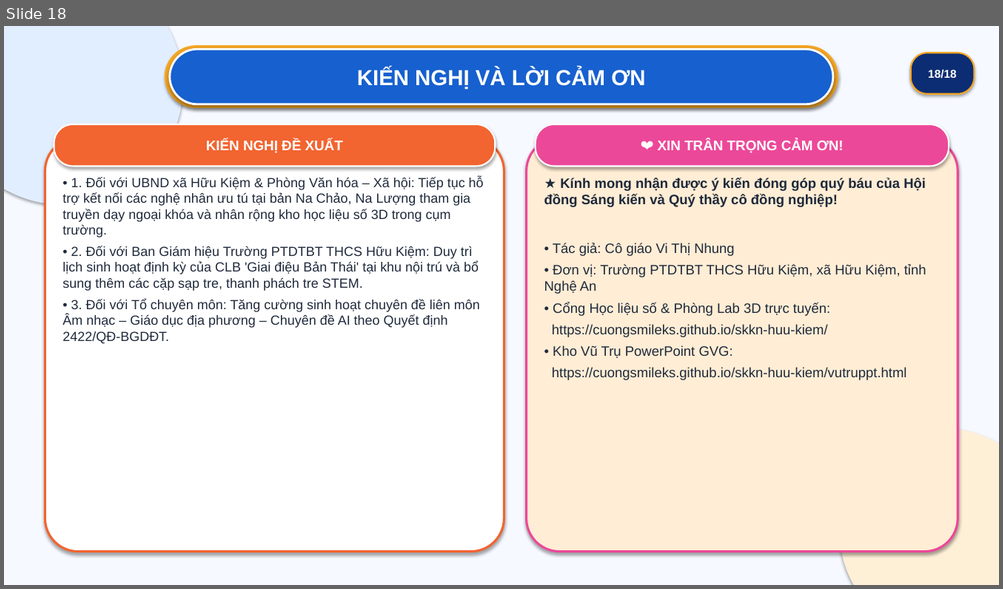
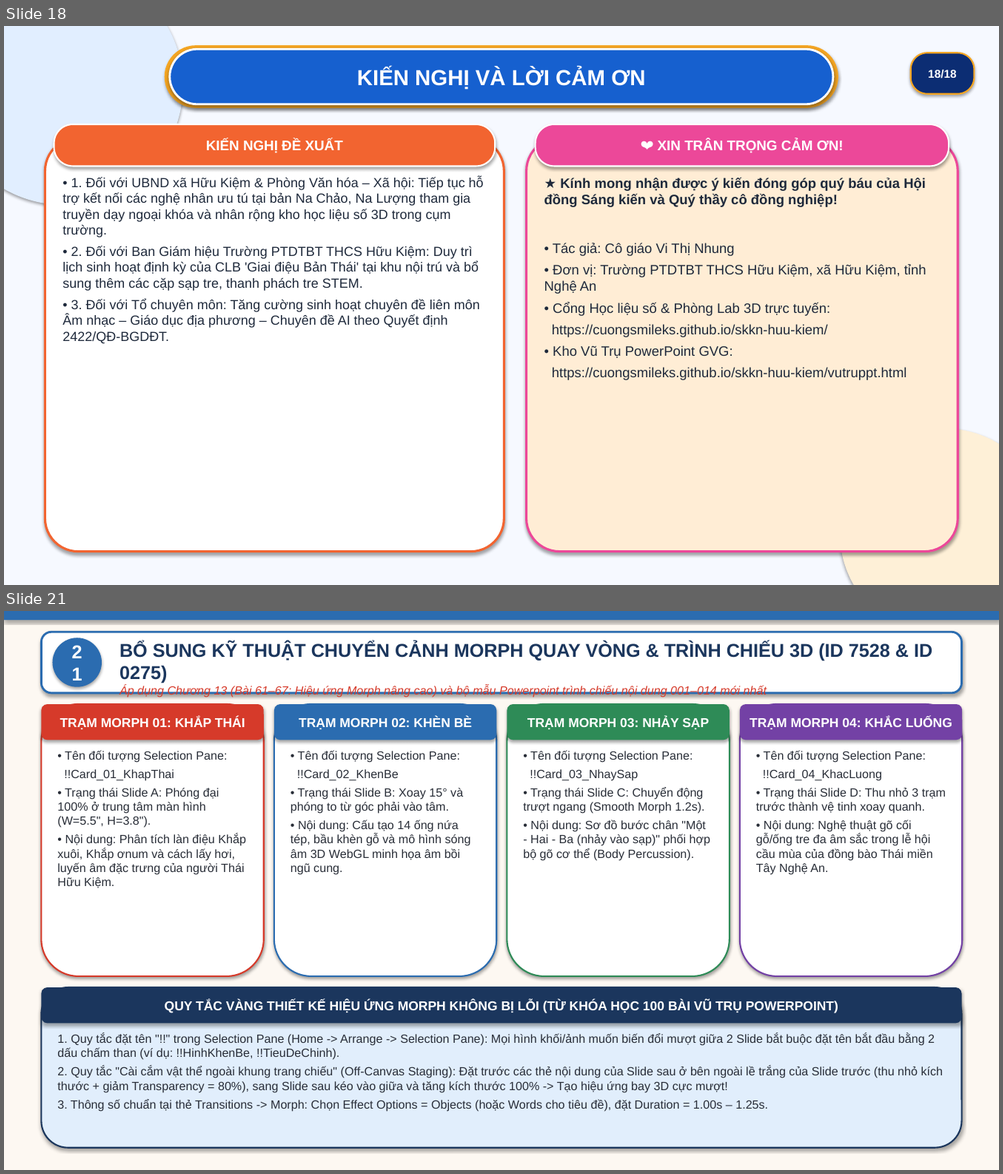
Before and after one commit to cuongsmileks/skkn-huu-kiem, a slide deck: BAO_CAO_BIEN_PHAP_GVG_MAU_M001_VUTRUPPT_VI_THI_NHUNG.pptx. Shown one above the other, each under a label of ours: slide 18 before the commit, slides 18 and 21 after it; the slides between them are not shown. The pictures are 1003x589 and 1003x1174 pixels, drawn with LibreOffice and Linux fonts; fonts in the diff are those of the drawing. Boxes give left, top, right and bottom in pixels: in the first picture for what was removed or moved away, otherwise in the second. Text is boxed around its words. In the diff, an @@ line names an element or a change of style, - is before the commit and + after.

```diff
--- a/BAO_CAO_BIEN_PHAP_GVG_MAU_M001_VUTRUPPT_VI_THI_NHUNG.pptx
+++ b/BAO_CAO_BIEN_PHAP_GVG_MAU_M001_VUTRUPPT_VI_THI_NHUNG.pptx
@@ slide 21 added at box(4, 611, 999, 1170), background #FFFFFF @@
@@ rectangle added at box(4, 611, 999, 1170), fill #FDF8F2 @@
@@ rectangle added at box(4, 611, 999, 620), fill #2B6CB0 @@
@@ rounded rectangle added at box(41, 632, 962, 693), fill #FFFFFF, outline #2B6CB0 2 pt @@
@@ ellipse added at box(53, 638, 102, 687), fill #2B6CB0, 18 pt, text #FFFFFF, bold @@
+21
@@ text added at box(119, 642, 932, 697), 11.5 pt, text #D63A2A, italic @@
+BỔ SUNG KỸ THUẬT CHUYỂN CẢNH MORPH QUAY VÒNG & TRÌNH CHIẾU 3D (ID 7528 & ID 0275)
+Áp dụng Chương 13 (Bài 61–67: Hiệu ứng Morph nâng cao) và bộ mẫu Powerpoint trình chiếu nội dung 001–014 mới nhất
@@ rounded rectangle added at box(41, 704, 264, 977), fill #FFFFFF, outline #D63A2A 1.5 pt @@
@@ rounded rectangle added at box(41, 704, 264, 740), fill #D63A2A, 12.5 pt, text #FFFFFF, bold @@
+TRẠM MORPH 01: KHẮP THÁI
@@ rounded rectangle added at box(274, 704, 496, 977), fill #FFFFFF, outline #2B6CB0 1.5 pt @@
@@ rounded rectangle added at box(274, 704, 496, 740), fill #2B6CB0, 12.5 pt, text #FFFFFF, bold @@
+TRẠM MORPH 02: KHÈN BÈ
@@ rounded rectangle added at box(507, 704, 729, 977), fill #FFFFFF, outline #2E8B57 1.5 pt @@
@@ rounded rectangle added at box(507, 704, 729, 740), fill #2E8B57, 12.5 pt, text #FFFFFF, bold @@
+TRẠM MORPH 03: NHẢY SẠP
@@ rounded rectangle added at box(740, 704, 962, 977), fill #FFFFFF, outline #7341A5 1.5 pt @@
@@ rounded rectangle added at box(740, 704, 962, 740), fill #7341A5, 12.5 pt, text #FFFFFF, bold @@
+TRẠM MORPH 04: KHẮC LUỐNG
@@ text added at box(57, 750, 246, 889), 11.5 pt, text #282D37 @@
+• Tên đối tượng Selection Pane:
+!!Card_01_KhapThai
+• Trạng thái Slide A: Phóng đại 100% ở trung tâm màn hình (W=5.5", H=3.8").
+• Nội dung: Phân tích làn điệu Khắp xuôi, Khắp ơnum và cách lấy hơi, luyến âm đặc trưng của người Thái Hữu Kiệm.
@@ text added at box(290, 750, 471, 875), 11.5 pt, text #282D37 @@
+• Tên đối tượng Selection Pane:
+!!Card_02_KhenBe
+• Trạng thái Slide B: Xoay 15° và phóng to từ góc phải vào tâm.
+• Nội dung: Cấu tạo 14 ống nứa tép, bầu khèn gỗ và mô hình sóng âm 3D WebGL minh họa âm bồi ngũ cung.
@@ text added at box(523, 750, 711, 861), 11.5 pt, text #282D37 @@
+• Tên đối tượng Selection Pane:
+!!Card_03_NhaySap
+• Trạng thái Slide C: Chuyển động trượt ngang (Smooth Morph 1.2s).
+• Nội dung: Sơ đồ bước chân "Một - Hai - Ba (nhảy vào sạp)" phối hợp bộ gõ cơ thể (Body Percussion).
@@ text added at box(756, 750, 945, 875), 11.5 pt, text #282D37 @@
+• Tên đối tượng Selection Pane:
+!!Card_04_KhacLuong
+• Trạng thái Slide D: Thu nhỏ 3 trạm trước thành vệ tinh xoay quanh.
+• Nội dung: Nghệ thuật gõ cối gỗ/ống tre đa âm sắc trong lễ hội cầu mùa của đồng bào Thái miền Tây Nghệ An.
@@ rounded rectangle added at box(41, 988, 962, 1148), fill #E1EEFC, outline #1B365D 1.5 pt @@
@@ rounded rectangle added at box(41, 988, 962, 1024), fill #1B365D, 12.5 pt, text #FFFFFF, bold @@
+QUY TẮC VÀNG THIẾT KẾ HIỆU ỨNG MORPH KHÔNG BỊ LỖI (TỪ KHÓA HỌC 100 BÀI VŨ TRỤ POWERPOINT)
@@ text added at box(57, 1034, 943, 1111), 11.5 pt, text #282D37 @@
+1. Quy tắc đặt tên "!!" trong Selection Pane (Home -> Arrange -> Selection Pane): Mọi hình khối/ảnh muốn biến đổi mượt giữa 2 Slide bắt buộc đặt tên bắt đầu bằng 2 dấu chấm than (ví dụ: !!HinhKhenBe, !!TieuDeChinh).
+2. Quy tắc "Cài cắm vật thể ngoài khung trang chiếu" (Off-Canvas Staging): Đặt trước các thẻ nội dung của Slide sau ở bên ngoài lề trắng của Slide trước (thu nhỏ kích thước + giảm Transparency = 80%), sang Slide sau kéo vào giữa và tăng kích thước 100% -> Tạo hiệu ứng bay 3D cực mượt!
+3. Thông số chuẩn tại thẻ Transitions -> Morph: Chọn Effect Options = Objects (hoặc Words cho tiêu đề), đặt Duration = 1.00s – 1.25s.
```
Also in this commit, not shown: 5 other slides added, 1 other file.
